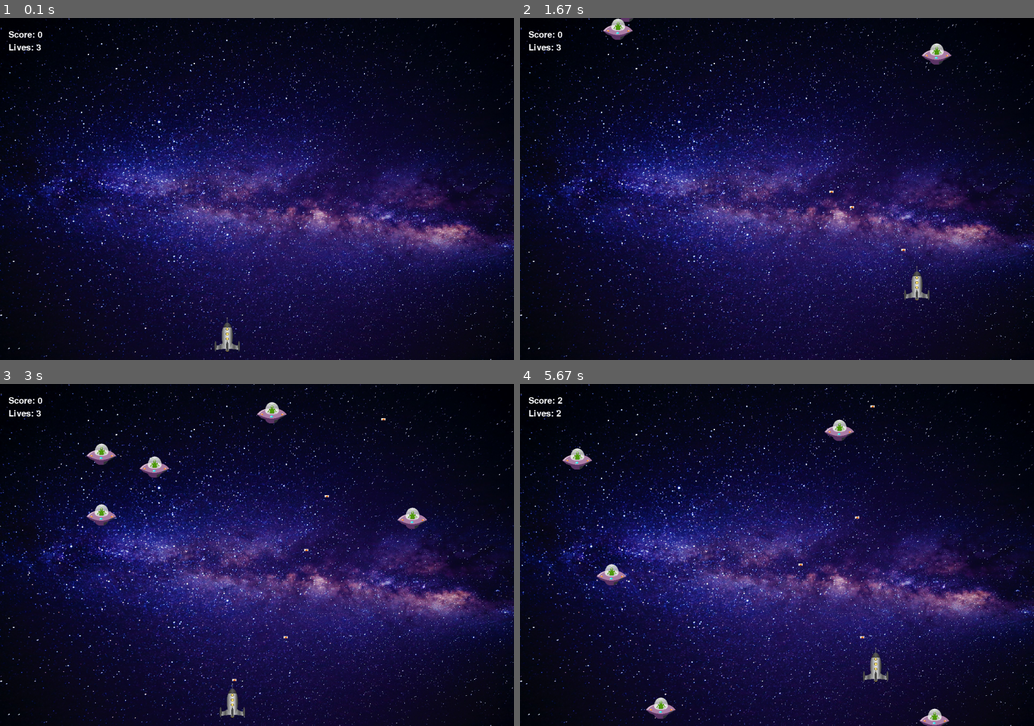
Above: before the commit, frames 1-4 (two rows, left to right).
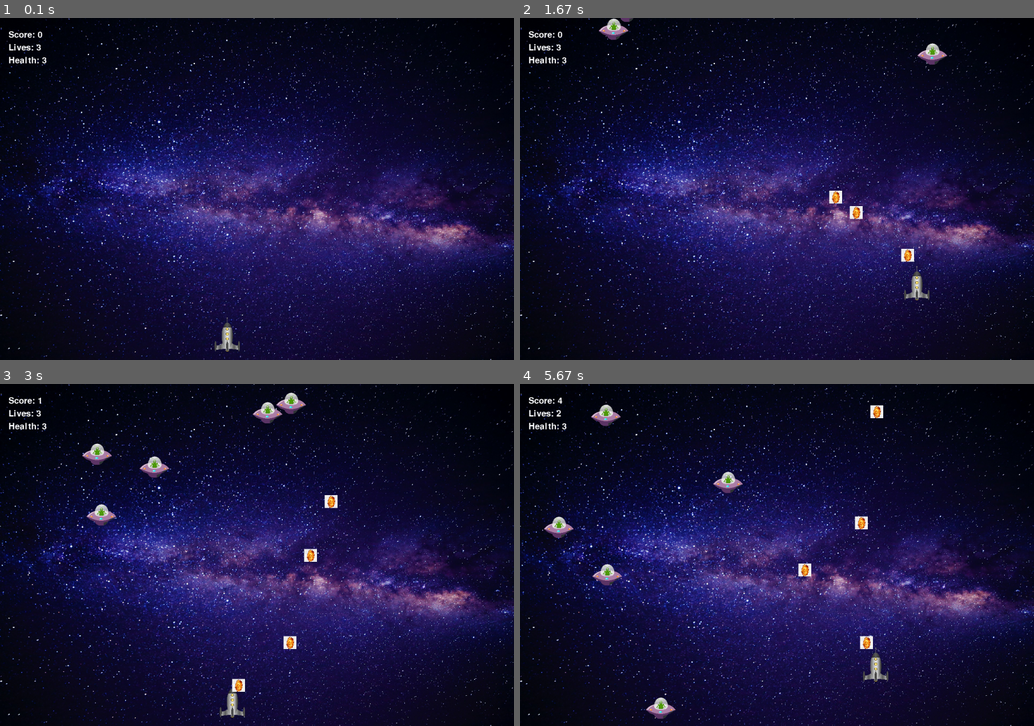
Above: after the commit, the same moments.

Repository: Pavel-Bylkov/shuter_pygame
Game: pygame game, started from game.py
Two runs of this game, one before a commit and one after it. Both use one fixed random seed, a clock stepped at 60 frames per second and the inputs below.
Inputs:
- Up to frame 1 (0.1 s): no input
- Up to frame 2 (1.67 s): hold D 0.33-0.8 s; hold W 0.83-1.13 s; tap Space at 0.9, 1.23, 1.53 s; hold D 1.17-1.63 s
- Up to frame 3 (3 s): hold A 1.67-2.2 s; tap Space at 1.73, 2.03, 2.3, 2.63, 2.93 s; hold S 2.23-2.53 s; hold A 2.57-2.97 s
- Up to frame 4 (5.67 s): hold W 3-3.37 s; tap Space at 3.07, 3.47, 3.77, 4.13, 4.53, 4.83, 5.03, 5.33, 5.53 s; hold D 3.4-4.03 s; hold S 4.07-4.43 s; hold A 4.47-4.93 s; hold D 4.97-5.43 s; hold W from 5.47 s (still down)

The runs differ from the first frame. In frame 1, less than 0.1% of the frame differs, in the area x 1-10%, y 11-14%; in frame 2, 0.8%; in frame 3, 1.3%; in frame 4, 1.9%, in the area x 1-84%, y 3-100%.

Commit message:
add health

Diff:
--- a/game.py
+++ b/game.py
@@ -24,7 +24,7 @@
 img_enemy = pg.transform.scale(pg.image.load("ufo.png"), (70, 50))
 # подготавливаем картинку для геймовера
 gameover = pg.transform.scale(pg.image.load("gameover.jpeg"), (win_width, win_height))
-img_bull = pg.transform.scale(pg.image.load("fireball.png"), (10, 5))
+img_bull = pg.transform.scale(pg.image.load("fireball.png"), (30, 30))
 img_bum = "Взрыв4.png"
 images_for_bum = []
 for i in range(1, 11):
@@ -81,9 +81,12 @@
         super().__init__(x=x, y=y, speed=speed, img=img_hero)
         self.bullets = pg.sprite.Group()
         self.reload = time.time()
+        self.health = 3
+        self.health_display = Text(x=20, y=90, text="Health: 3", font_size=30)
 
     def update(self):
         self.bullets.update()
+        self.health_display.update(f"Health: {self.health}")
         keys = pg.key.get_pressed()
         if keys[pg.K_w]:
             self.rect.y -= self.speed
@@ -99,9 +102,15 @@
             )
             self.reload = time.time()
 
+    def get_hit(self):
+        self.health -= 1
+        if self.health == 0:
+            game_over()
+
     def reset(self, win):
         super().reset(win)
         self.bullets.draw(win)
+        self.health_display.reset(win)
 
 class Enemy(Base):
     def __init__(self, x, y, speed):
@@ -116,6 +125,8 @@
             self.rect.x = random.randint(30, win_height - 30)
             if lives > 0:
                 lives -= 1
+        if pg.sprite.collide_rect(self, player):
+            player.get_hit()
         if pg.sprite.spritecollide(self, player.bullets, True):
             bums.add(
                 Bum(self.rect.centerx, self.rect.centery)
@@ -157,6 +168,12 @@
     def reset(self, win):
         win.blit(self.image, (self.rect.x, self.rect.y))
 
+def game_over():
+    global finish
+
+    finish = True
+    window.blit(gameover, (0, 0))
+
 # Создаем окошко
 pg.display.set_caption("Shooter")  # Title у окна
 window = pg.display.set_mode((win_width, win_height))
@@ -175,7 +192,7 @@
 monsters = pg.sprite.Group()
 for k in range(5):
     monsters.add(
-        Enemy(x=random.randint(3, win_width // 10 - 3) * 10,
+        Enemy(x=random.randint(3, win_width // 10 - 4) * 10,
               y=random.randint(-500, -30),
               speed=random.randint(3, 7))
     )
@@ -220,8 +237,7 @@
         lives_display.reset(window)
 
         if lives == 0:
-            window.blit(gameover, (0, 0))
-            finish = True
+            game_over()
 
         pg.display.update()
 
